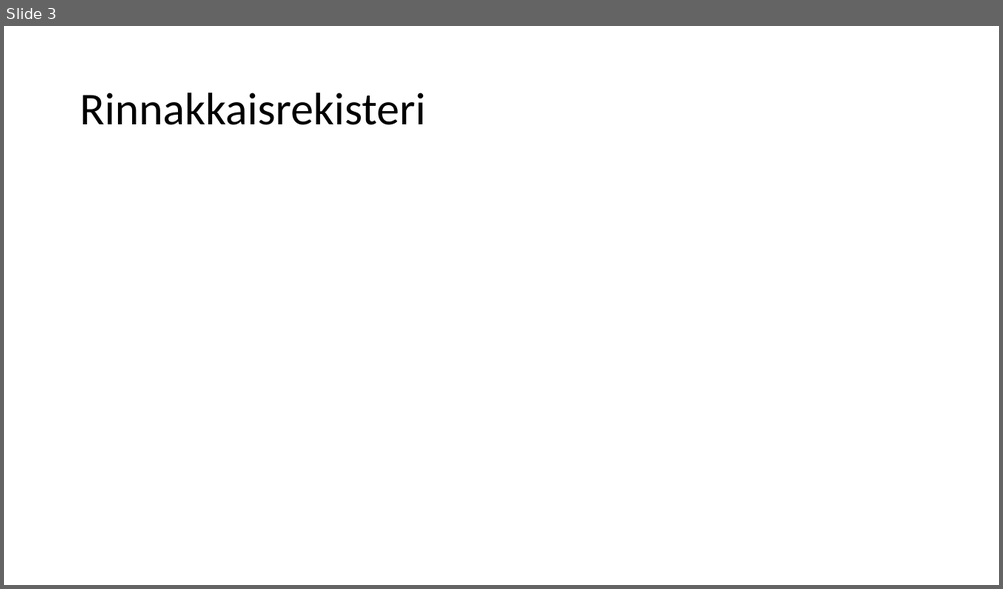
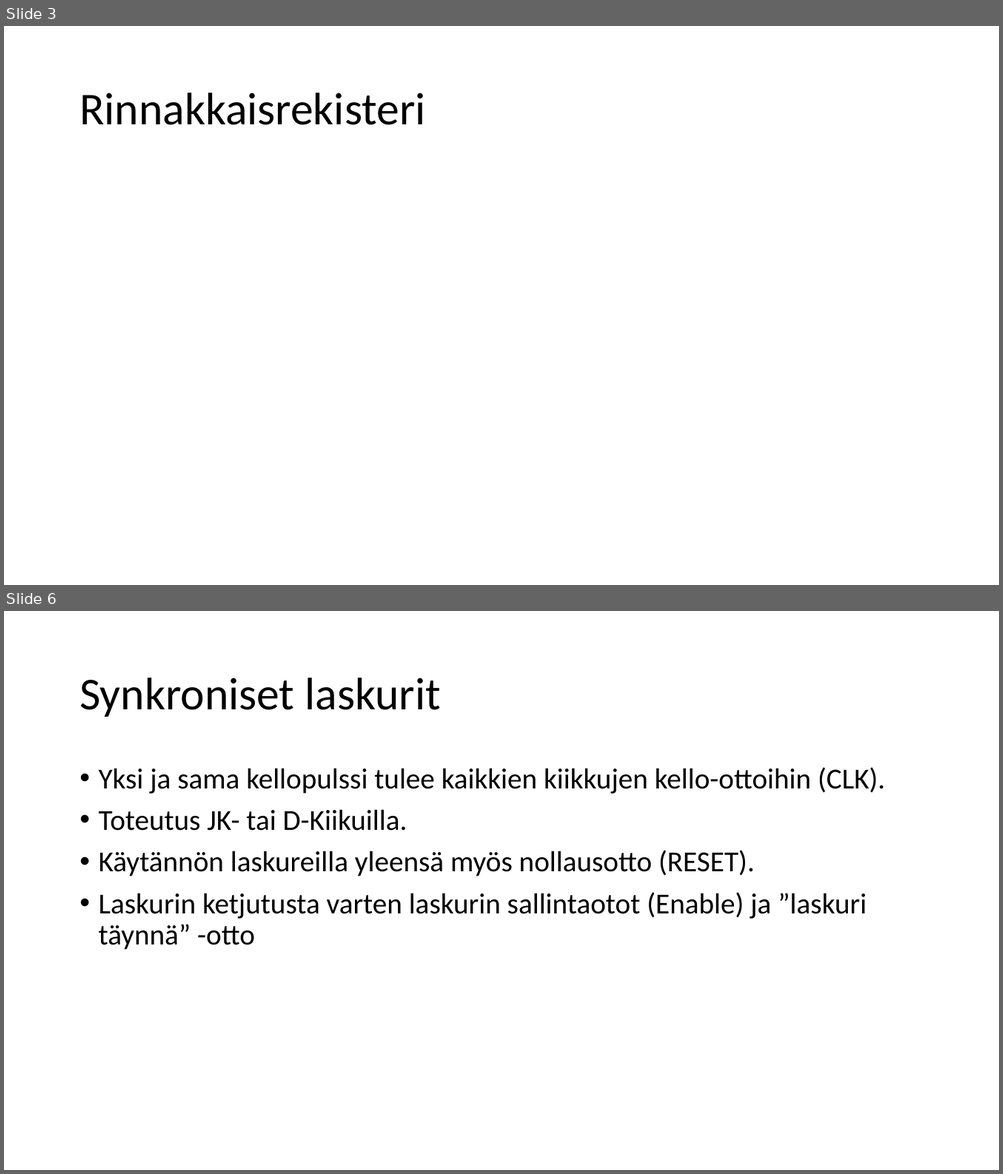
Before and after one commit to ArttuHeinonen/rekisteriLaskurit-digi2013, a slide deck: Rekisterit ja laskurit.pptx. Shown one above the other, each under a label of ours: slide 3 before the commit, slides 3 and 6 after it; the slides between them are not shown. The pictures are 1003x589 and 1003x1174 pixels, drawn with LibreOffice and Linux fonts; fonts in the diff are those of the drawing. Boxes give left, top, right and bottom in pixels: in the first picture for what was removed or moved away, otherwise in the second. Text is boxed around its words. In the diff, an @@ line names an element or a change of style, - is before the commit and + after.

Commit message:
Laskurit 1.0
Ensimmäinen edit

```diff
--- a/Rekisterit ja laskurit.pptx
+++ b/Rekisterit ja laskurit.pptx
@@ slide 6 added at bbox=[4, 611, 999, 1170], background #FFFFFF @@
@@ title added at bbox=[79, 678, 441, 717], 44 pt, text #000000 @@
+Synkroniset laskurit
@@ text added at bbox=[99, 767, 885, 950], 28 pt, text #000000 @@
+• Yksi ja sama kellopulssi tulee kaikkien kiikkujen kello-ottoihin (CLK).
+• Toteutus JK- tai D-Kiikuilla.
+• Käytännön laskureilla yleensä myös nollausotto (RESET).
+• Laskurin ketjutusta varten laskurin sallintaotot (Enable) ja ”laskuri täynnä” -otto
```
Also in this commit, not shown: 2 other slides added, 3 slides removed.
